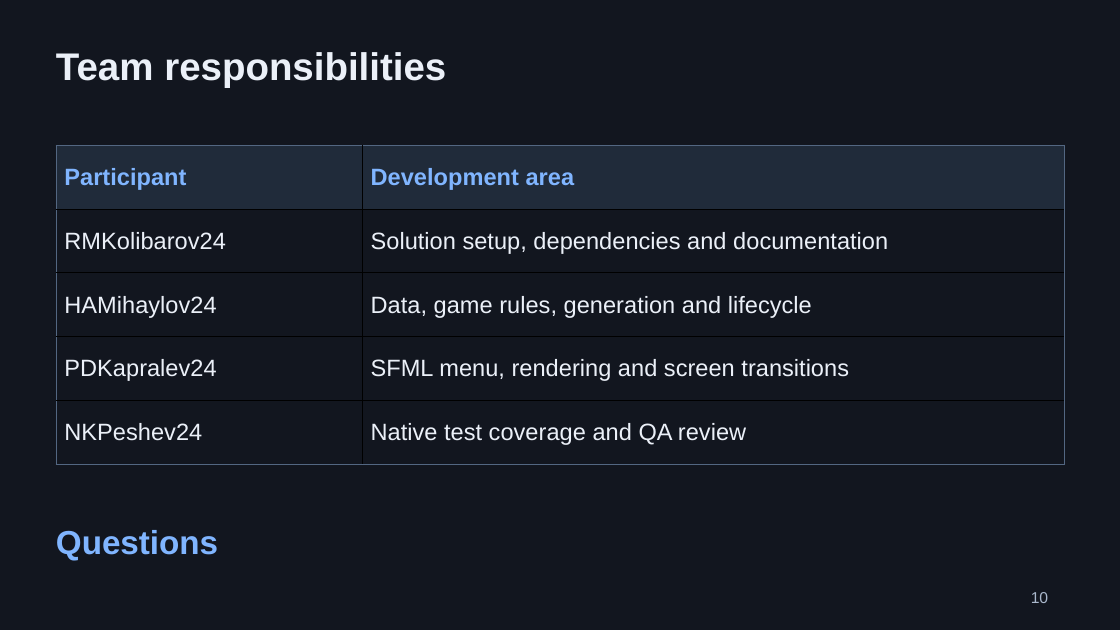
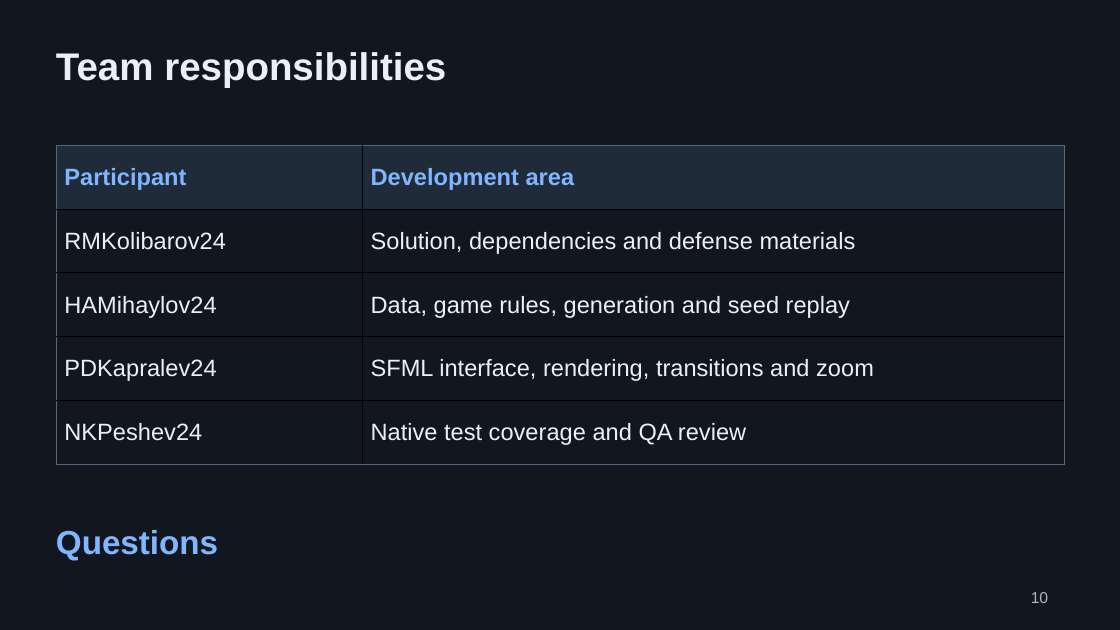
Before and after one commit to RMKolibarov24/NXRP, a slide deck: slide 10 of docs/NXRP_Defense.pptx. Drawn at 1120x630 pixels with LibreOffice and Linux fonts; fonts in the diff are those of the drawing. Boxes give left, top, right and bottom in pixels: in the first picture for what was removed or moved away, otherwise in the second. Text is boxed around its words. In the diff, an @@ line names an element or a change of style, - is before the commit and + after.

Commit message:
Update final documentation and defense materials

```diff
--- a/docs/NXRP_Defense.pptx
+++ b/docs/NXRP_Defense.pptx
@@ table at [56,145,1065,465] @@
-row 2, column 2: Solution setup, dependencies and documentation
+row 2, column 2: Solution, dependencies and defense materials
-row 3, column 2: Data, game rules, generation and lifecycle
+row 3, column 2: Data, game rules, generation and seed replay
-row 4, column 2: SFML menu, rendering and screen transitions
+row 4, column 2: SFML interface, rendering, transitions and zoom
```
Also in this commit, not shown: 8 other slides changed, 1 slide added, 1 slide removed, 5 other files.
